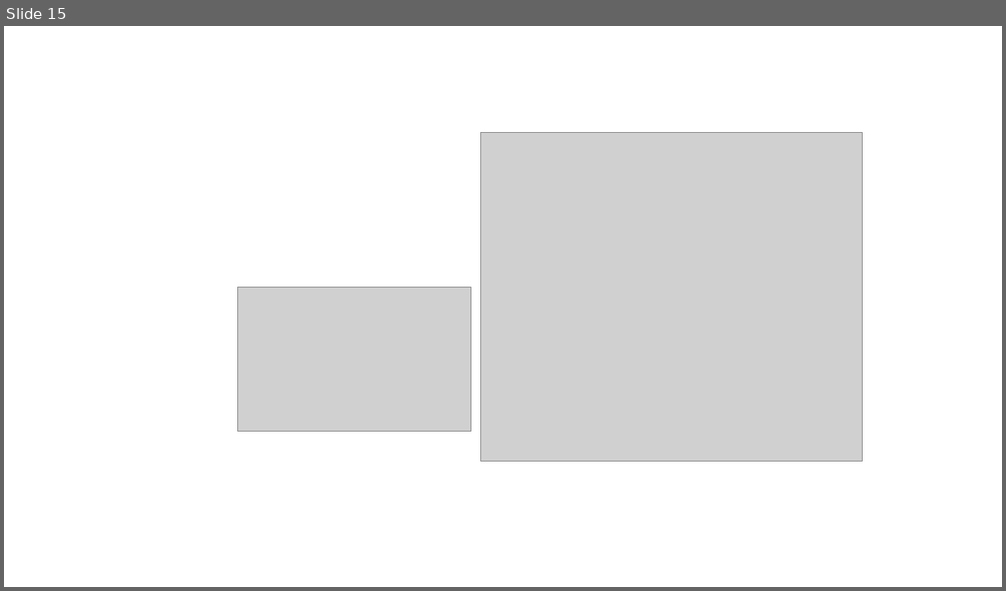
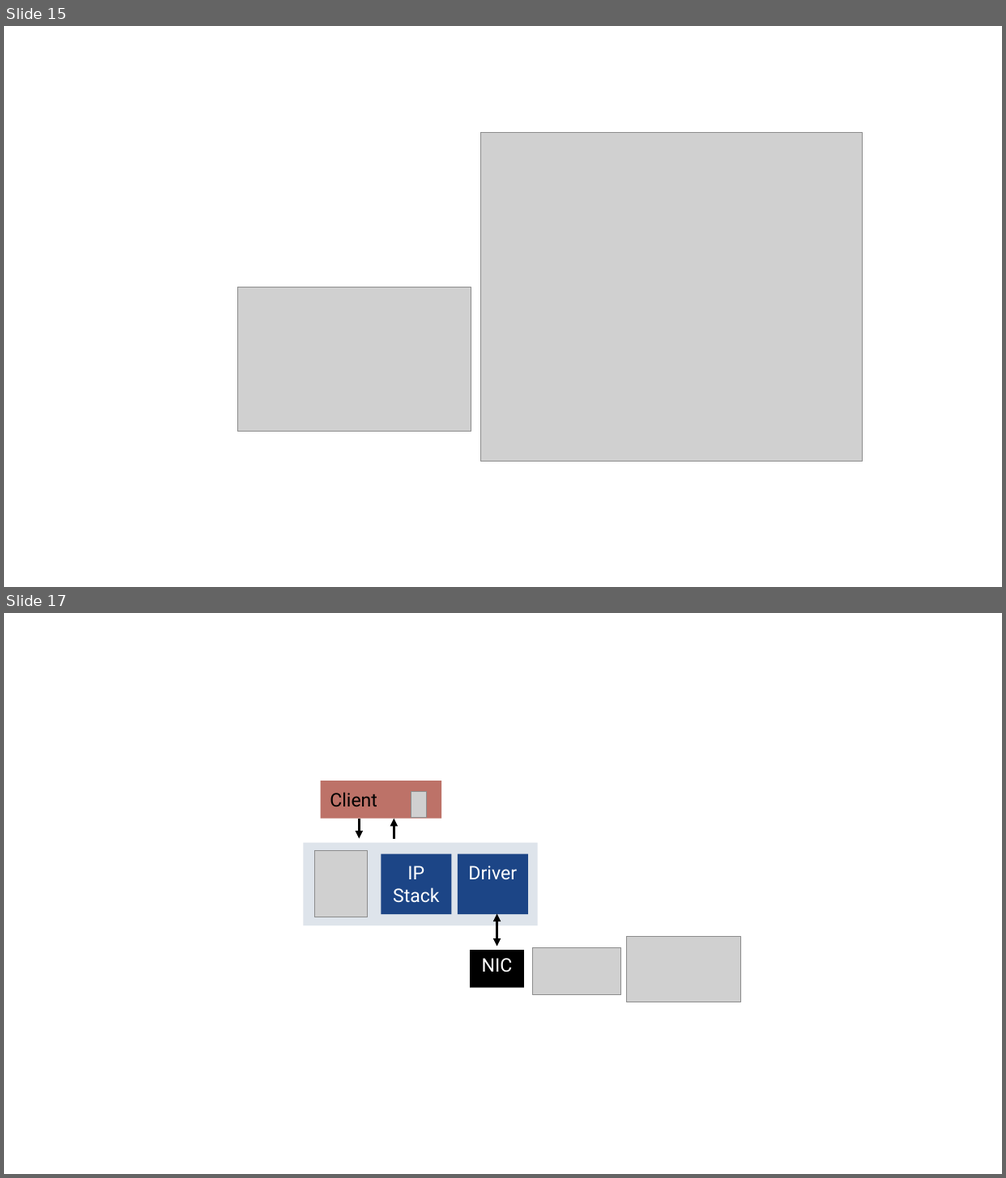
Before and after one commit to lucypa/thesis, a slide deck: imgs/figs.pptx. Shown one above the other, each under a label of ours: slide 15 before the commit, slides 15 and 17 after it; the slides between them are not shown. The pictures are 1006x591 and 1006x1178 pixels, drawn with LibreOffice and Linux fonts; fonts in the diff are those of the drawing; grey boxes stand for pictures. Boxes give left, top, right and bottom in pixels: in the first picture for what was removed or moved away, otherwise in the second. Text is boxed around its words. In the diff, an @@ line names an element or a change of style, - is before the commit and + after.

```diff
--- a/imgs/figs.pptx
+++ b/imgs/figs.pptx
@@ slide 17 added at (4, 613, 1002, 1174), background #FFFFFF @@
@@ rectangle added at (321, 781, 442, 818), fill #BD7268, 18 pt, text #000000 @@
+Client ….
@@ picture added at (411, 791, 426, 817) @@
@@ arrow added from (359, 819) to (359, 838), #000000 2.5 pt @@
@@ arrow added from (394, 838) to (394, 819), #000000 2.5 pt @@
@@ rectangle added at (304, 843, 538, 926), fill #DEE4EB @@
@@ picture added at (315, 850, 368, 917) @@
@@ rectangle added at (381, 854, 452, 914), fill #1C4586, 18 pt, text #FFFFFF @@
+IP
+Stack
@@ rectangle added at (458, 854, 528, 914), fill #1C4586, 18 pt, text #FFFFFF @@
+Driver
@@ double arrow added from (497, 946) to (497, 914), #000000 2.5 pt @@
@@ rectangle added at (470, 950, 523, 987), fill #000000, 18 pt, text #FFFFFF @@
+NIC
@@ picture added at (533, 948, 621, 995) @@
@@ picture added at (627, 936, 741, 1003) @@
```
Also in this commit, not shown: 1 other slide added, 13 other files.
